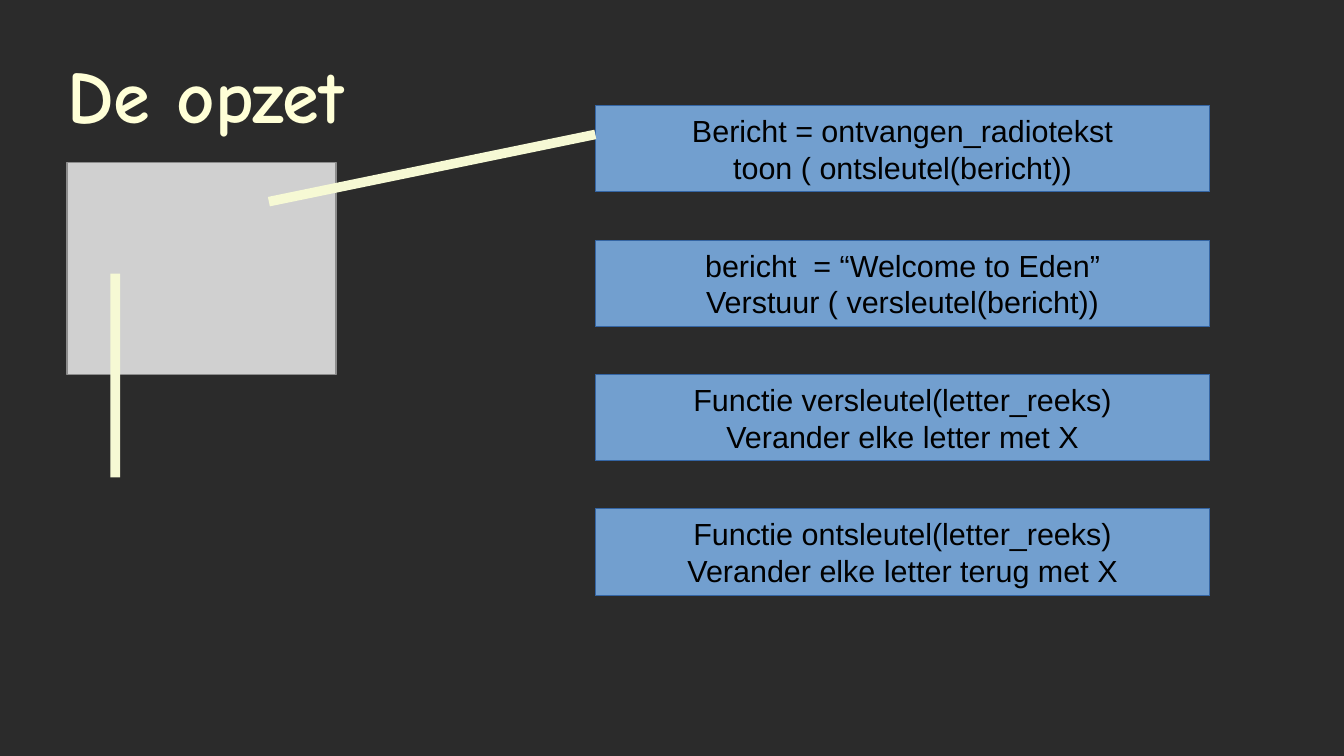
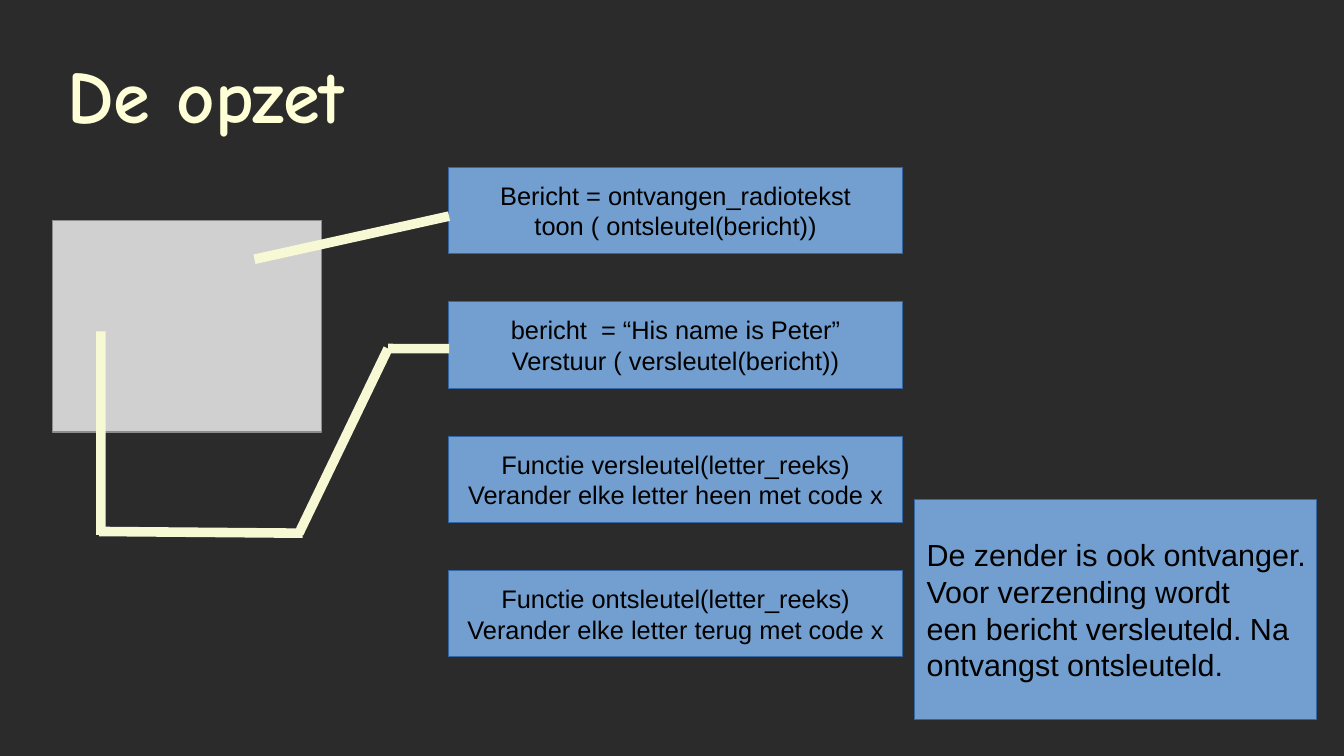
Before and after one commit to johantenhouten/microbits, a slide deck: slide 4 of Voorbeeld-presentatie.pptx (slide 3 before the commit). Drawn at 1344x756 pixels with LibreOffice and Linux fonts; fonts in the diff are those of the drawing; grey boxes stand for pictures; background and template pictures are left out; a plain dark background stands for a picture behind light text. Boxes give left, top, right and bottom in pixels: in the first picture for what was removed or moved away, otherwise in the second. Text is boxed around its words. In the diff, an @@ line names an element or a change of style, - is before the commit and + after.

```diff
--- a/Voorbeeld-presentatie.pptx
+++ b/Voorbeeld-presentatie.pptx
@@ rectangle "Bericht = ontvangen_radiotekst": place and size @@
-rectangle "Bericht = ontvangen_radiotekst" at (595,106,1210,193)
+rectangle "Bericht = ontvangen_radiotekst" at (449,167,903,254)
@@ rectangle "Bericht = ontvangen_radiotekst" at (449,167,903,254): size 18 to 15 pt @@
@@ picture: place and size @@
-picture at (67,162,335,374)
+picture at (52,221,321,433)
@@ line moved from (268, 201) - (595, 134) to (255, 260) - (449, 216) @@
@@ rectangle removed at (595,240,1210,327) @@
-bericht = “Welcome to Eden”
-Verstuur ( versleutel(bericht))
@@ rectangle added at (449,302,903,389), fill #729FCF, outline #3465A4 0.75 pt, 15 pt, text #000000 @@
+bericht = “His name is Peter”
+Verstuur ( versleutel(bericht))
@@ line moved from (115, 273) - (115, 477) to (101, 332) - (101, 535) @@
@@ line added from (299, 533) to (388, 349), #F6F9D4 5.67 pt @@
@@ line added from (388, 349) to (449, 349), #F6F9D4 5.67 pt @@
@@ rectangle "Functie versleutel(letter_reeks)": place and size @@
-rectangle "Functie versleutel(letter_reeks)" at (595,374,1210,461)
+rectangle "Functie versleutel(letter_reeks)" at (449,437,903,523)
@@ text in rectangle at (501,455,850,479): size 18 to 15 pt in "Functie versleutel(letter_reeks)" @@
@@ text in rectangle at (468,485,883,505): text changed; size 18 to 15 pt @@
-Verander elke letter met X
+Verander elke letter heen met code x
@@ rectangle added at (915,500,1317,720), fill #729FCF, outline #3465A4 0.75 pt, 18 pt, text #000000 @@
+De zender is ook ontvanger.
+Voor verzending wordt
+een bericht versleuteld. Na
+ontvangst ontsleuteld.
@@ line added from (99, 532) to (302, 533), #F6F9D4 5.67 pt @@
@@ rectangle "Functie ontsleutel(letter_reeks)": place and size @@
-rectangle "Functie ontsleutel(letter_reeks)" at (595,509,1210,595)
+rectangle "Functie ontsleutel(letter_reeks)" at (449,571,903,657)
@@ text in rectangle at (501,589,850,614): size 18 to 15 pt in "Functie ontsleutel(letter_reeks)" @@
@@ text in rectangle at (467,620,884,644): text changed; size 18 to 15 pt @@
-Verander elke letter terug met X
+Verander elke letter terug met code x
```
Also in this commit, not shown: 1 slide added.
